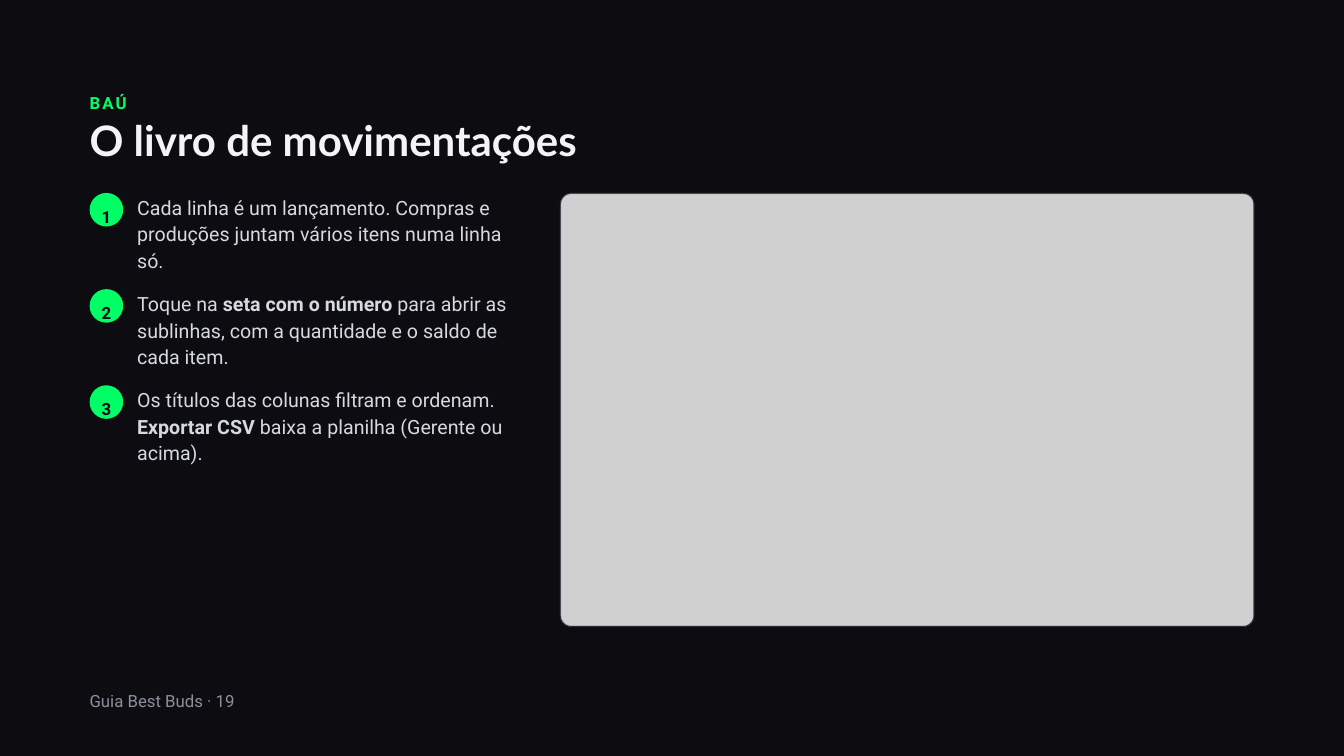
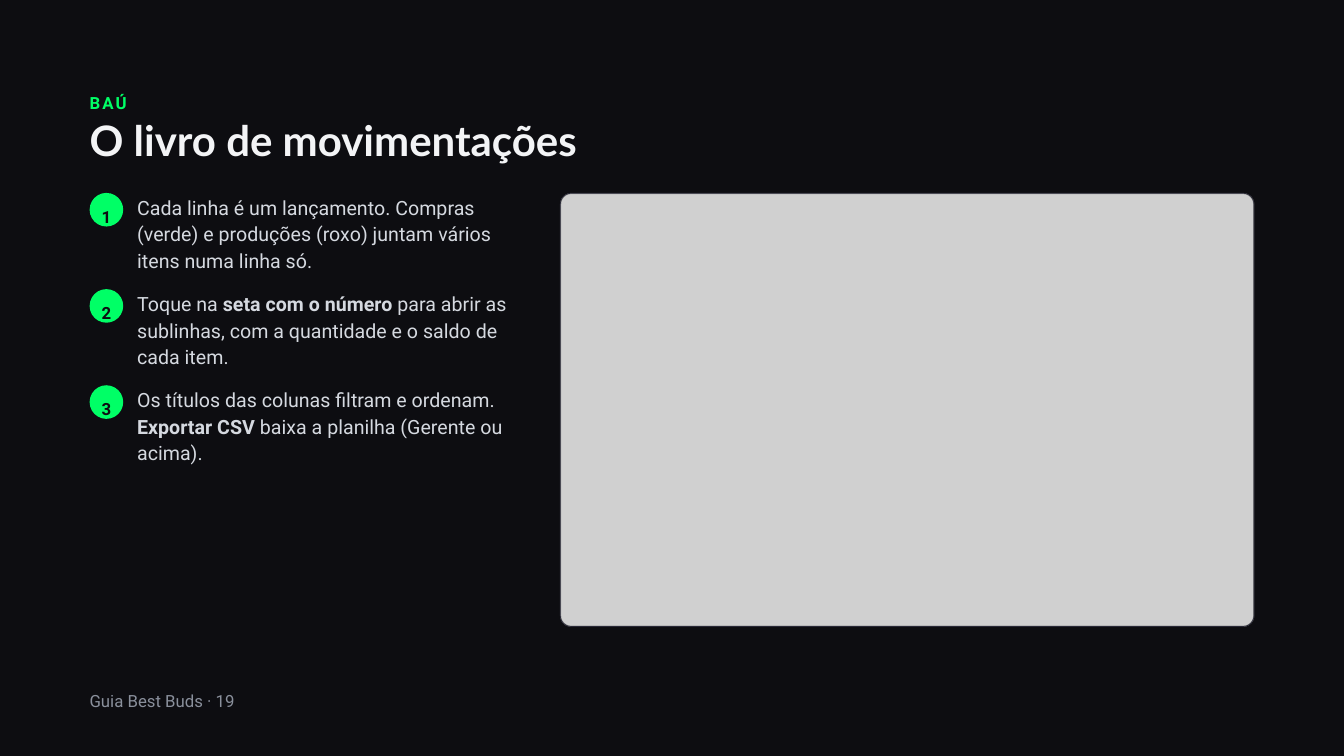
Before and after one commit to BESTBUDSOFC/BESTBUDS, a slide deck: slide 19 of docs/Guia_do_Sistema_Best_Buds.pptx. Drawn at 1344x756 pixels with LibreOffice and Linux fonts; fonts in the diff are those of the drawing; grey boxes stand for pictures. Boxes give left, top, right and bottom in pixels: in the first picture for what was removed or moved away, otherwise in the second. Text is boxed around its words. In the diff, an @@ line names an element or a change of style, - is before the commit and + after.

```diff
--- a/docs/Guia_do_Sistema_Best_Buds.pptx
+++ b/docs/Guia_do_Sistema_Best_Buds.pptx
@@ text at (137, 200, 491, 268): text changed @@
-Cada linha é um lançamento. Compras e produções juntam vários itens numa linha só.
+Cada linha é um lançamento. Compras (verde) e produções (roxo) juntam vários itens numa linha só.
```
Also in this commit, not shown: 2 other slides changed.
